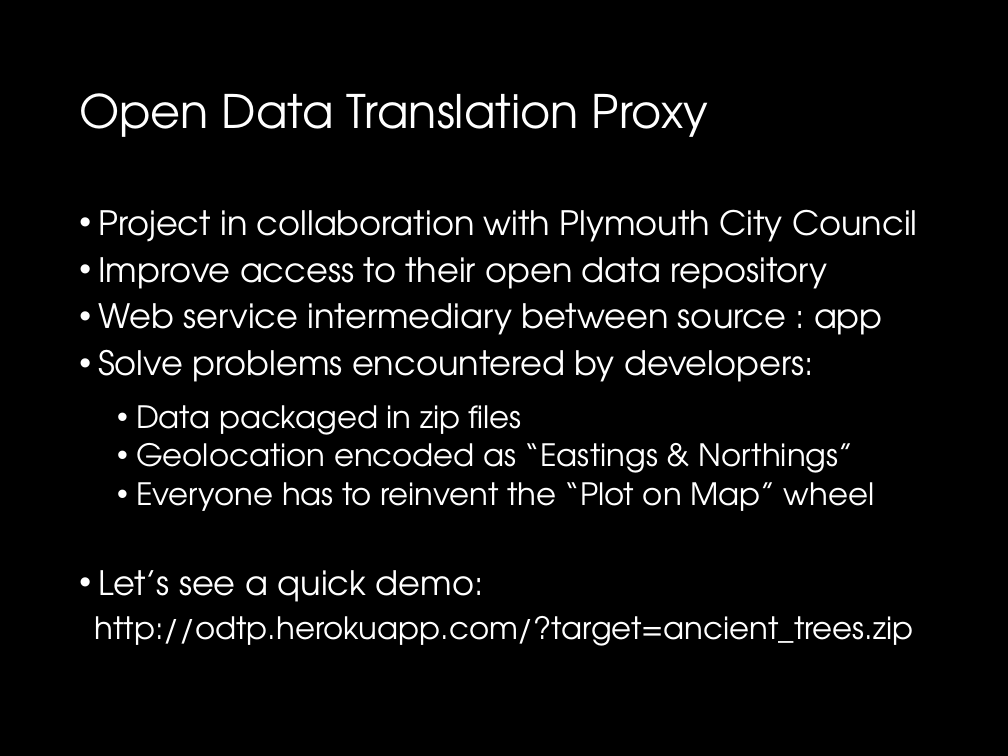
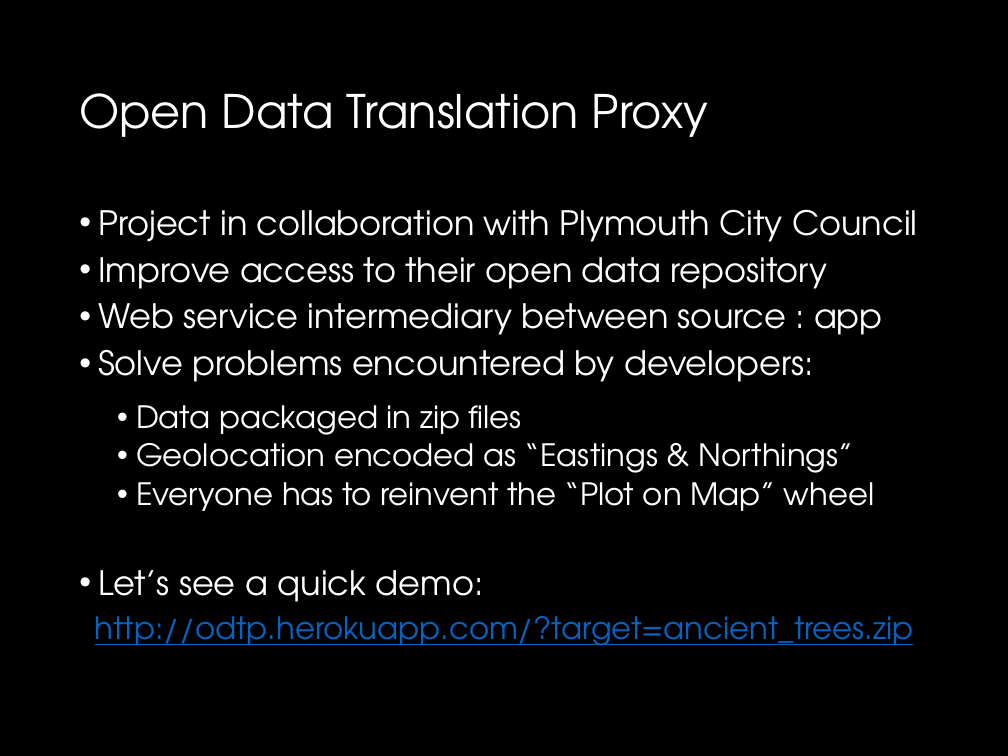
Before and after one commit to drslock/SPE2018, a slide deck: slide 26 of Lecture Slides/15 Spring JSON.pptx. Drawn at 1008x756 pixels with LibreOffice and Linux fonts; fonts in the diff are those of the drawing. Boxes give left, top, right and bottom in pixels: in the first picture for what was removed or moved away, otherwise in the second. Text is boxed around its words. In the diff, an @@ line names an element or a change of style, - is before the commit and + after.

```diff
--- a/Lecture Slides/15 Spring JSON.pptx
+++ b/Lecture Slides/15 Spring JSON.pptx
@@ text at (x1=95, y1=616, x2=914, y2=646): text colour #FFFFFF to #0563C1, underline on in "http://odtp.herokuapp.com/?target=ancient_trees.zip" @@
```
Also in this commit, not shown: 3 other slides changed.
